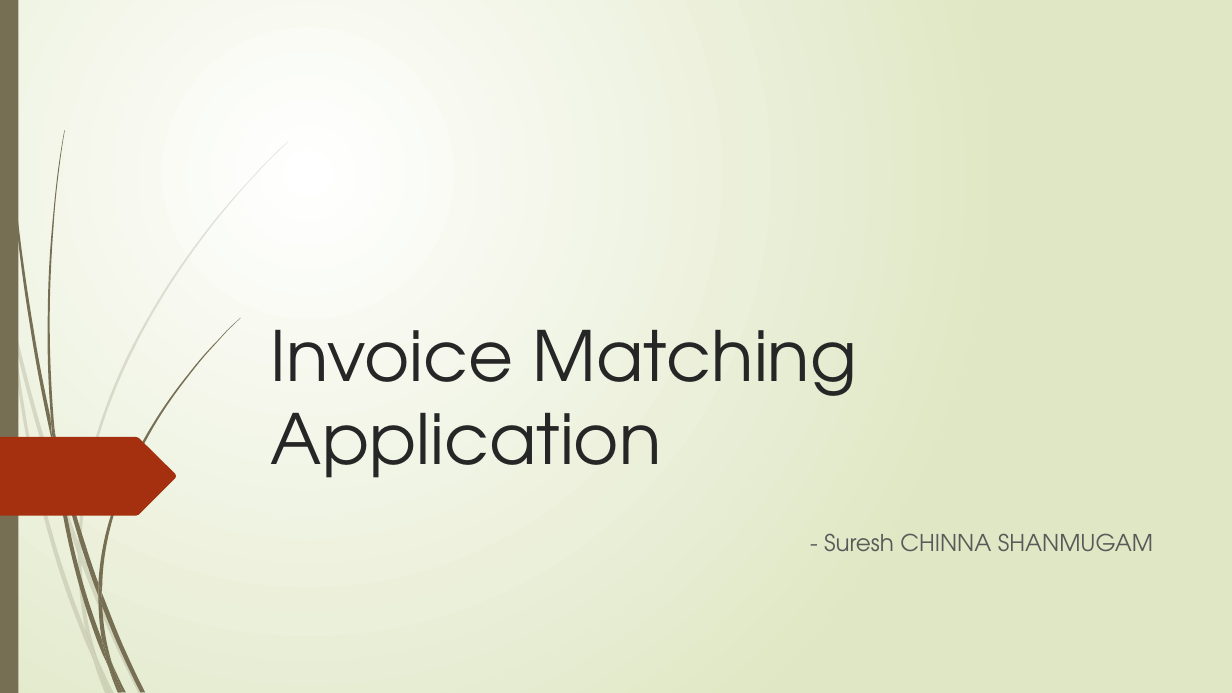
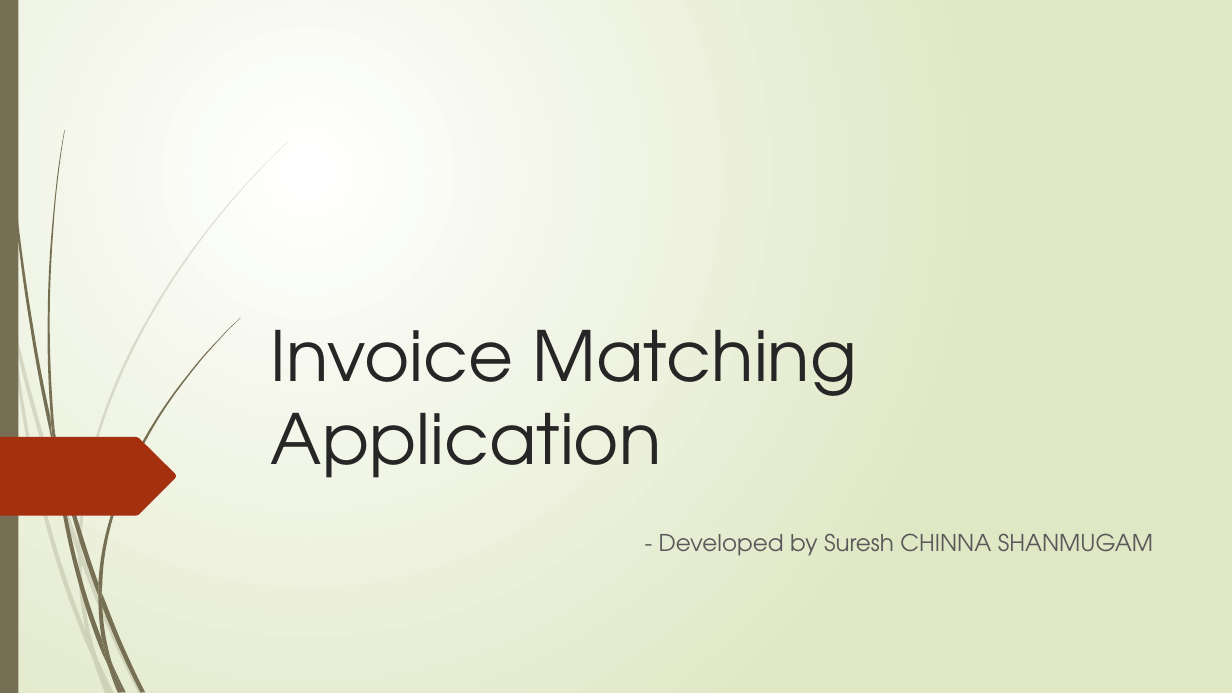
Before and after one commit to sureshcs0524/PythonProjects, a slide deck: slide 1 of Invoice Matching Application .pptx. Drawn at 1232x693 pixels with LibreOffice and Linux fonts; fonts in the diff are those of the drawing. Boxes give left, top, right and bottom in pixels: in the first picture for what was removed or moved away, otherwise in the second. Text is boxed around its words. In the diff, an @@ line names an element or a change of style, - is before the commit and + after.

Commit message:
Changes in Invoice Matching Applicaiton PPT

```diff
--- a/Invoice Matching Application .pptx
+++ b/Invoice Matching Application .pptx
@@ subtitle at [659, 533, 1153, 556]: text changed @@
-- Suresh CHINNA SHANMUGAM
+- Developed by Suresh CHINNA SHANMUGAM
```
Also in this commit, not shown: 7 other slides changed, 5 slides added, 4 slides removed, 1 other file.
